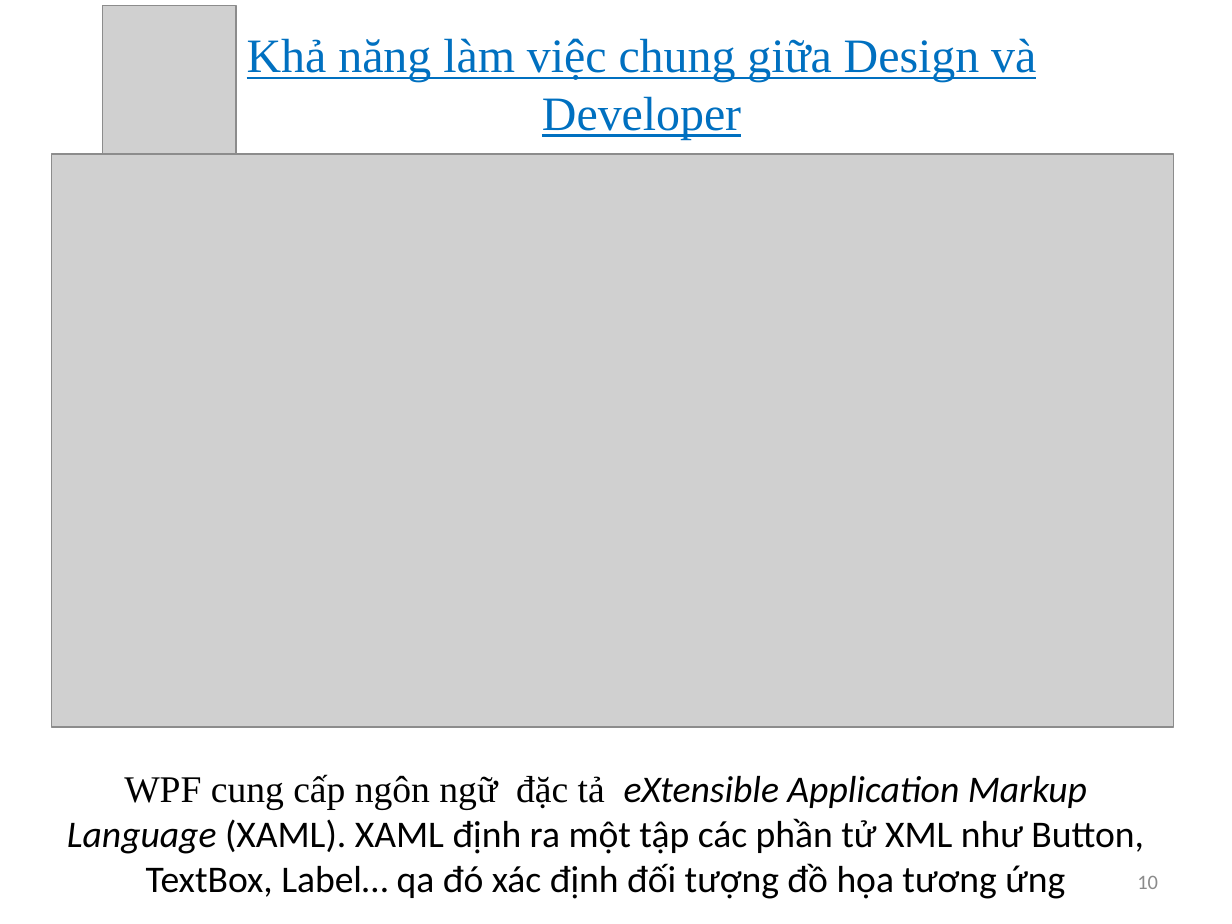
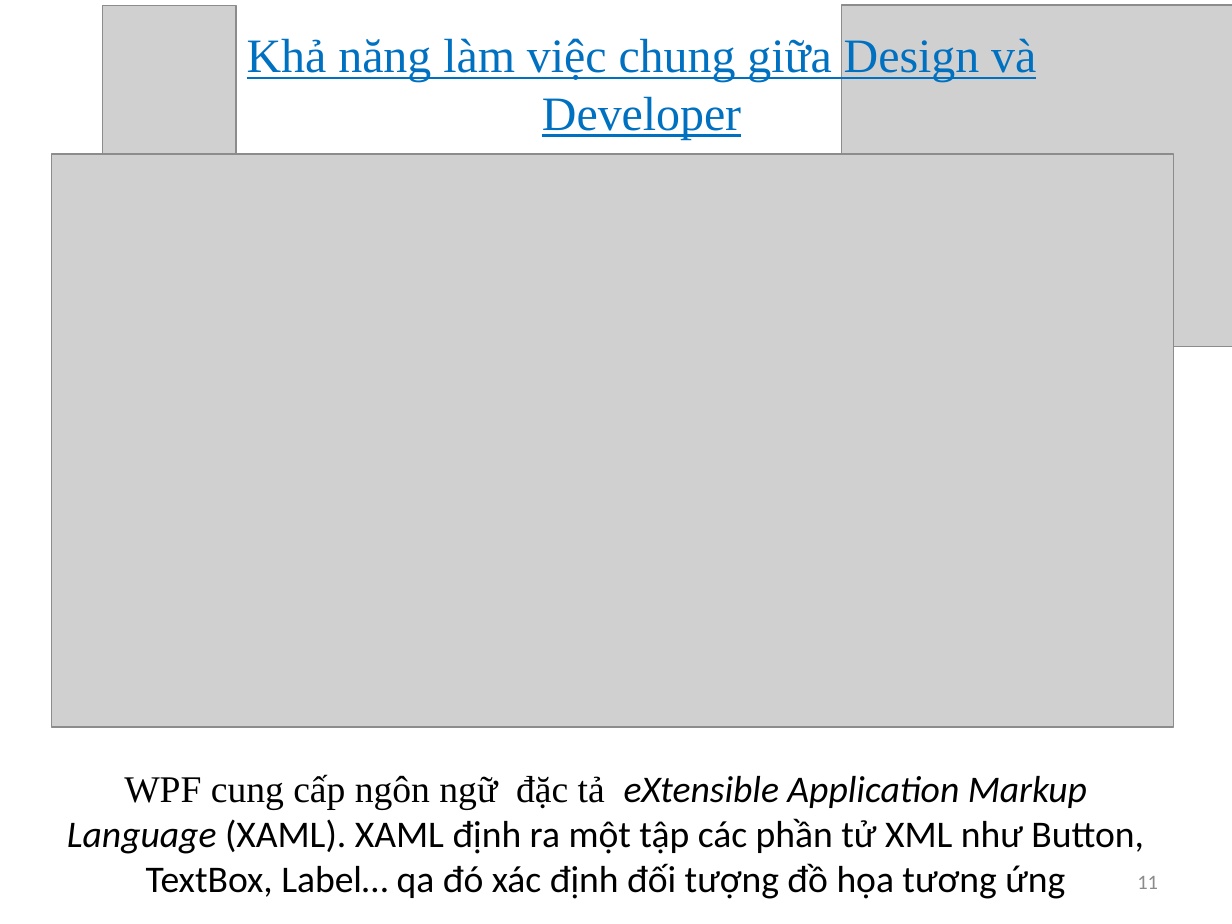
Before and after one commit to phandinhphivan/Phan-Dinh-Phi-Van, a slide deck: slide 11 of WPF.pptx (slide 10 before the commit). Drawn at 1232x924 pixels with LibreOffice and Linux fonts; fonts in the diff are those of the drawing; grey boxes stand for pictures. Boxes give left, top, right and bottom in pixels: in the first picture for what was removed or moved away, otherwise in the second. Text is boxed around its words. In the diff, an @@ line names an element or a change of style, - is before the commit and + after.

```diff
--- a/WPF.pptx
+++ b/WPF.pptx
@@ picture added at [841, 5, 1232, 346] @@
@@ page number at [1137, 876, 1158, 889]: text changed @@
-10
+11
```
Also in this commit, not shown: 13 other slides changed, 3 slides added.
